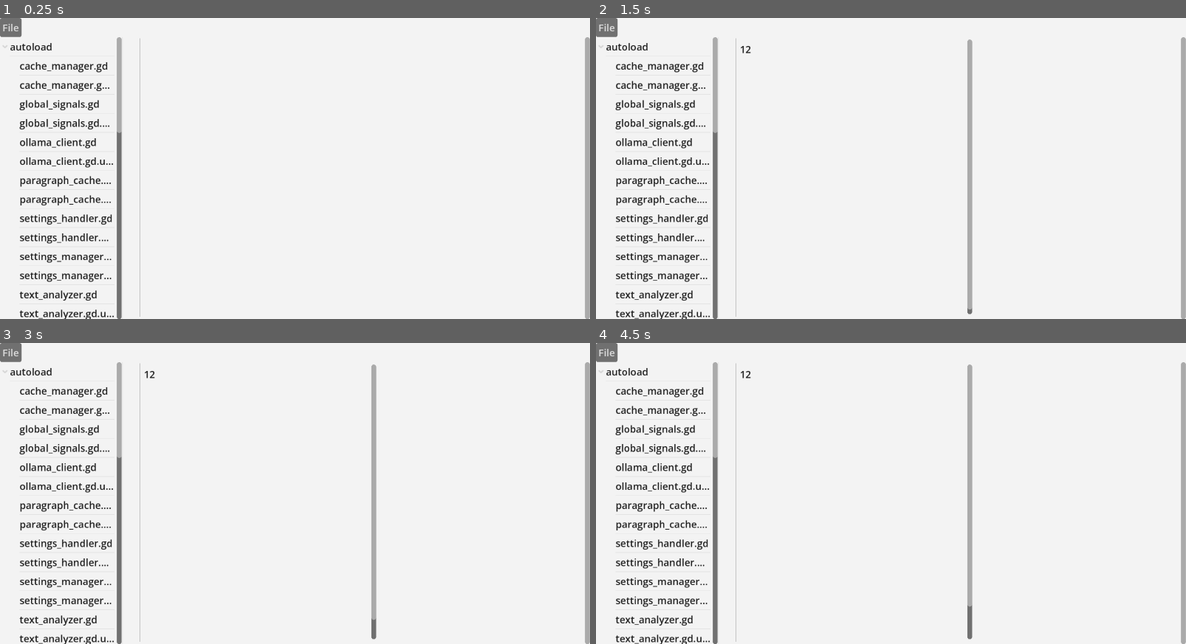
Above: before the commit, frames 1-4 (two rows, left to right).
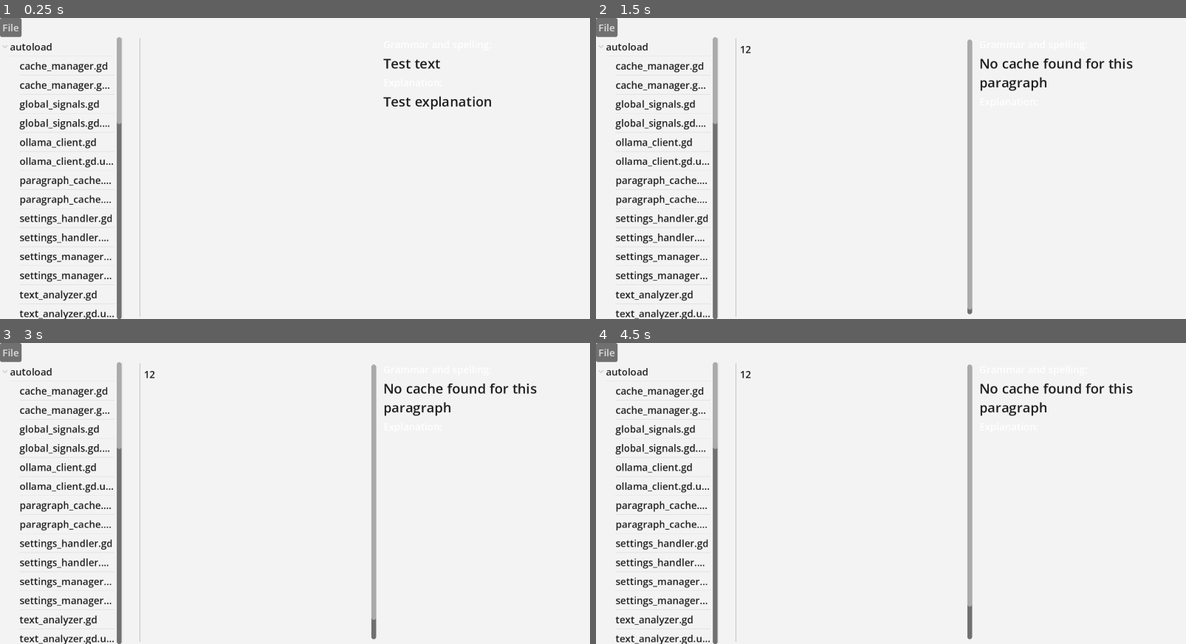
Above: after the commit, the same moments.

Repository: olafjanssen/snorfeld
Game: Godot game, scene res://scenes/editor.tscn
Same seed, same stepped clock (60 frames per second), same inputs: the game is played once before the commit and once after it.
Inputs (mouse positions are in pixels of both pictures, inside the frame that each line leads up to):
- Up to frame 1 (0.25 s): no input
- Up to frame 2 (1.5 s): click (855, 177) at 0.52 s; type "12" at 0.6 s; tap Enter at 1.25 s
- Up to frame 3 (3 s): tap Space at 2 s; tap Enter at 2.75 s
- Up to frame 4 (4.5 s): tap Space at 3.5 s; tap Enter at 4.25 s

The runs differ from the first frame. In frame 1, 1.3% of the frame differs, in the area x 19-100%, y 6-100%; in frame 2, 1.4%; in frame 3, 1.4%; in frame 4, 1.4%.

Commit message:
Primary parapgraph checker

Diff:
--- a/autoload/global_signals.gd
+++ b/autoload/global_signals.gd
@@ -5,5 +5,6 @@
 signal file_selected(path: String)
 signal request_open_folder
 signal file_scanned(path: String, paragraphs: Array)
+signal paragraph_selected(paragraph_hash: String, file_path: String)
 signal open_settings
 signal settings_closed
--- a/autoload/paragraph_cache.gd
+++ b/autoload/paragraph_cache.gd
@@ -160,3 +160,27 @@
 			return false
 	else:
 		return true
+
+
+# Get cached data for a paragraph by its hash
+# Returns Dictionary with cached data or null if not found
+func get_paragraph_cache(paragraph_hash: String, file_path: String) -> Dictionary:
+	var dir_path := file_path.get_base_dir()
+	var cache_path := dir_path.path_join(".snorfeld").path_join(PARAGRAPH_DIR_NAME)
+	var cache_file_path := cache_path.path_join("%s.json" % paragraph_hash)
+
+	if _file_exists(cache_file_path):
+		var file := FileAccess.open(cache_file_path, FileAccess.READ)
+		if file:
+			var content := file.get_as_text()
+			file.close()
+			var json := JSON.new()
+			var parse_result := json.parse(content)
+			if parse_result == OK:
+				return json.get_data()
+			else:
+				print("[ParagraphCache] ERROR: Failed to parse cache file: %s" % cache_file_path)
+		return {}
+	else:
+		print("[ParagraphCache] Cache not found for hash: %s" % paragraph_hash)
+		return {}
--- a/scenes/code_edit.gd
+++ b/scenes/code_edit.gd
@@ -1,12 +1,35 @@
 extends CodeEdit
+
+var current_file_path: String = ""
+var current_paragraph_hash: String = ""
 
 func _ready():
 	var highlighter = load("res://scripts/markdown_highlighter.gd").new()
 	syntax_highlighter = highlighter
 
 	GlobalSignals.file_selected.connect(_on_file_selected)
+	caret_changed.connect(_on_cursor_changed)
 
 func _on_file_selected(path: String):
+	current_file_path = path
 	if FileAccess.file_exists(path):
 		var content: String = FileAccess.get_file_as_string(path)
 		set_text(content)
+
+func _on_cursor_changed():
+	var cursor_line := get_caret_line()
+	var text := get_text()
+	var lines := text.split("\n")
+	if cursor_line >= 0 and cursor_line < lines.size():
+		var paragraph := lines[cursor_line]
+		var paragraph_hash := _hash_paragraph(paragraph)
+		if paragraph_hash != current_paragraph_hash:
+			current_paragraph_hash = paragraph_hash
+			GlobalSignals.paragraph_selected.emit(paragraph_hash, current_file_path)
+
+func _hash_paragraph(paragraph: String) -> String:
+	var hash_ctx := HashingContext.new()
+	hash_ctx.start(HashingContext.HASH_MD5)
+	hash_ctx.update(paragraph.to_utf8_buffer())
+	var hash_bytes := hash_ctx.finish()
+	return hash_bytes.hex_encode()
--- a/scenes/editor.tscn
+++ b/scenes/editor.tscn
@@ -6,6 +6,7 @@
 [ext_resource type="Script" uid="uid://cggewxv0plvcs" path="res://scenes/tree_script.gd" id="3"]
 [ext_resource type="Theme" uid="uid://o8gx2nmawf21" path="res://themes/light_theme.tres" id="4"]
 [ext_resource type="PackedScene" uid="uid://qmnxby366n74" path="res://scenes/text_editor.tscn" id="6_eqbpn"]
+[ext_resource type="PackedScene" uid="uid://bmpto71onui3w" path="res://scenes/paragraph_check.tscn" id="7_5lcyj"]
 
 [node name="Editor" type="Control" unique_id=1329163321]
 layout_mode = 3
@@ -41,8 +42,8 @@
 anchor_bottom = 1.0
 offset_top = 24.0
 theme = ExtResource("4")
-split_offsets = PackedInt32Array(10, 22)
-split_offset = 10
+split_offsets = PackedInt32Array(200, 612)
+split_offset = 200
 
 [node name="FileBrowser" type="Tree" parent="HSplitContainer" unique_id=282338753]
 custom_minimum_size = Vector2(200, 0)
@@ -57,4 +58,8 @@
 layout_mode = 2
 
 [node name="MarkdownEditor" parent="HSplitContainer" unique_id=755770291 instance=ExtResource("0")]
+visible = false
 layout_mode = 2
+
+[node name="ParagraphCheck" parent="HSplitContainer" unique_id=242299029 instance=ExtResource("7_5lcyj")]
+layout_mode = 2
--- /dev/null
+++ b/scenes/paragraph_check.gd
@@ -0,0 +1,22 @@
+extends Control
+
+@onready var GrammarText: RichTextLabel = $VBoxContainer/GrammarText
+@onready var Explanation: RichTextLabel = $VBoxContainer/Explanation
+
+func _ready():
+	GlobalSignals.paragraph_selected.connect(_on_paragraph_selected)
+
+func _on_paragraph_selected(paragraph_hash: String, file_path: String):
+	var cache_data := ParagraphCache.get_paragraph_cache(paragraph_hash, file_path)
+	if cache_data:
+		var original : String = cache_data.get("original_text", "")
+		var corrected : String = cache_data.get("corrected_text", "")
+		if original != corrected:
+			var diff_utility: DiffUtility = DiffUtility.new()
+			GrammarText.text = diff_utility.calculate_diff(original, corrected)
+		else:
+			GrammarText.text = corrected
+		Explanation.text = cache_data.get("explanation", "")
+	else:
+		GrammarText.text = "No cache found for this paragraph"
+		Explanation.text = ""
--- /dev/null
+++ b/scenes/paragraph_check.tscn
@@ -0,0 +1,39 @@
+[gd_scene format=3 uid="uid://bmpto71onui3w"]
+
+[ext_resource type="Script" uid="uid://dblbt20rwgkun" path="res://scenes/paragraph_check.gd" id="0"]
+
+[node name="ParagraphCheck" type="Control" unique_id=242299029]
+layout_mode = 3
+anchors_preset = 15
+anchor_right = 1.0
+anchor_bottom = 1.0
+grow_horizontal = 2
+grow_vertical = 2
+script = ExtResource("0")
+
+[node name="VBoxContainer" type="VBoxContainer" parent="." unique_id=811769730]
+layout_mode = 1
+anchors_preset = 15
+anchor_right = 1.0
+anchor_bottom = 1.0
+grow_horizontal = 2
+grow_vertical = 2
+
+[node name="Label" type="Label" parent="VBoxContainer" unique_id=631995457]
+layout_mode = 2
+text = "Grammar and spelling:"
+
+[node name="GrammarText" type="RichTextLabel" parent="VBoxContainer" unique_id=2071257063]
+layout_mode = 2
+bbcode_enabled = true
+text = "Test text"
+fit_content = true
+
+[node name="Label2" type="Label" parent="VBoxContainer" unique_id=1053352535]
+layout_mode = 2
+text = "Explanation:"
+
+[node name="Explanation" type="RichTextLabel" parent="VBoxContainer" unique_id=1415928413]
+layout_mode = 2
+text = "Test explanation"
+fit_content = true
--- /dev/null
+++ b/scripts/diff_utility.gd
@@ -0,0 +1,542 @@
+# Diff Utility for GDScript
+# Utility class for calculating and formatting text differences between two strings.
+# Uses diff-match-patch algorithm to perform semantic diff operations.
+
+class_name DiffUtility
+
+enum Operation {
+	DELETE,
+	INSERT,
+	EQUAL
+}
+
+class Diff:
+	var operation: Operation
+	var text: String
+
+	func _init(op: Operation, txt: String):
+		operation = op
+		text = txt
+
+# Main diff utility functions
+func calculate_diff(old_text: String, new_text: String, show_deletions: bool = true, show_insertions: bool = true) -> String:
+	"""
+	Calculates the difference between two text strings and returns a formatted result.
+
+	Args:
+		old_text: The original text
+		new_text: The new text
+		show_deletions: Whether to show deleted text (default: true)
+		show_insertions: Whether to show inserted text (default: true)
+
+	Returns:
+		A formatted string showing the differences with visual indicators
+	"""
+	var diffs = _diff_main(old_text, new_text)
+	diffs = _diff_cleanup_semantic(diffs)
+	var merged_diffs = _merge_split_words(diffs)
+	return _format_diff_output(merged_diffs, show_deletions, show_insertions)
+
+func get_intermediate_animated_diff(formatted_diff: String, current_index: int) -> String:
+	"""
+	Gets an intermediate animation frame for the diff animation.
+
+	Args:
+		formatted_diff: The formatted diff string
+		current_index: The current animation step index
+
+	Returns:
+		The diff string at the specified animation step
+	"""
+	var output = []
+	var segments = _split_diff_segments(formatted_diff)
+	var animation_step_counter = 0
+
+	for segment in segments:
+		if segment == "":
+			continue
+
+		if segment.begins_with("[s]"):
+			var content = segment.substr(3, segment.length() - 7)  # from "[s]content[/s]"
+			var block_steps = content.length()
+
+			if animation_step_counter >= current_index:
+				output.append(segment)
+			else:
+				var steps_into_block = current_index - animation_step_counter
+				var chars_to_remove = min(steps_into_block, block_steps)
+				var chars_to_keep = block_steps - chars_to_remove
+
+				if chars_to_keep > 0:
+					output.append("[s]" + content.substr(0, chars_to_keep) + "[/s]")
+					output.append("█")
+			animation_step_counter += block_steps
+
+		elif segment.begins_with("[b]"):
+			var content = segment.substr(3, segment.length() - 7)  # from "[b]content[/b]"
+			var block_steps = content.length()
+
+			if animation_step_counter < current_index:
+				var steps_into_block = current_index - animation_step_counter
+				var chars_to_add = min(steps_into_block, block_steps)
+
+				if chars_to_add > 0:
+					output.append("[b]" + content.substr(0, chars_to_add) + "[/b]")
+					if chars_to_add < block_steps:
+						output.append("█")
+			animation_step_counter += block_steps
+
+		else:  # Equal text
+			var block_steps = segment.length()
+
+			if animation_step_counter >= current_index:
+				output.append(segment)
+			else:
+				var steps_into_block = current_index - animation_step_counter
+				output.append(segment.substr(0, min(steps_into_block, block_steps)))
+				if steps_into_block < block_steps:
+					output.append("█")
+				output.append(segment.substr(min(steps_into_block, block_steps), block_steps - min(steps_into_block, block_steps)))
+			animation_step_counter += block_steps
+
+	return "".join(output)
+
+func get_animation_steps(formatted_diff: String) -> int:
+	"""
+	Calculates the total number of animation steps needed for the diff animation.
+
+	Args:
+		formatted_diff: The formatted diff string
+
+	Returns:
+		The total number of animation steps
+	"""
+	var segments = _split_diff_segments(formatted_diff)
+	var total_steps = 0
+
+	for segment in segments:
+		if segment == "":
+			continue
+
+		if segment.begins_with("[s]"):
+			total_steps += segment.substr(3, segment.length() - 7).length()
+		elif segment.begins_with("[b]"):
+			total_steps += segment.substr(3, segment.length() - 7).length()
+		else:  # Equal text
+			total_steps += segment.length()
+
+	return total_steps
+
+func _format_diff_output(word_level_diffs: Array, show_deletions: bool = true, show_insertions: bool = true) -> String:
+	"""
+	Formats the diff output with visual indicators for different operations.
+	Allows control over which types of changes to show.
+
+	Args:
+		word_level_diffs: The word-level diffs to format
+		show_deletions: Whether to show deleted text (default: true)
+		show_insertions: Whether to show inserted text (default: true)
+
+	Returns:
+		A formatted string with visual indicators for selected change types
+	"""
+	var diff_builder = []
+
+	for diff in word_level_diffs:
+		match diff.operation:
+			Operation.DELETE:
+				if show_deletions:
+					diff_builder.append("[s]" + diff.text + "[/s]")
+			Operation.INSERT:
+				if show_insertions:
+					diff_builder.append("[b]" + diff.text + "[/b]")
+			Operation.EQUAL:
+				diff_builder.append(diff.text)
+
+	return "".join(diff_builder).strip_edges()
+
+func _is_space_char(c: String) -> bool:
+	"""
+	Checks if a character is a whitespace character.
+
+	Args:
+		c: The character to check
+
+	Returns:
+		true if the character is whitespace, false otherwise
+	"""
+	return c == ' ' or c == '\t' or c == '\n' or c == '\r'
+
+func _find_first_whitespace(s: String) -> int:
+	"""
+	Finds the first whitespace character in a string.
+
+	Args:
+		s: The string to search
+
+	Returns:
+		The index of the first whitespace character, or -1 if not found
+	"""
+	for i in range(s.length()):
+		var char = s[i]
+		if _is_space_char(char):
+			return i
+	return -1
+
+func _merge_split_words(diffs: Array) -> Array:
+	"""
+	Merges split words in the diff to improve readability.
+
+	Args:
+		diffs: The diffs to process
+
+	Returns:
+		The merged diffs
+	"""
+	var merged_diffs = []
+	var buffer = []
+
+	for i in range(diffs.size()):
+		var current_diff = diffs[i]
+
+		if current_diff.operation == Operation.EQUAL:
+			if buffer.size() > 0 and current_diff.text.length() > 0 and not _is_space_char(current_diff.text[0]):
+				var last_buffered_diff = buffer[buffer.size() - 1]
+				if last_buffered_diff.text.length() > 0 and not _is_space_char(last_buffered_diff.text[last_buffered_diff.text.length() - 1]):
+					var common_suffix = current_diff.text
+					var split_point = _find_first_whitespace(common_suffix)
+
+					var word_part = ""
+					var rest = ""
+					if split_point != -1:
+						word_part = common_suffix.substr(0, split_point)
+						rest = common_suffix.substr(split_point)
+					else:
+						word_part = common_suffix
+						rest = ""
+
+					for diff in buffer:
+						merged_diffs.append(Diff.new(diff.operation, diff.text + word_part))
+					buffer.clear()
+
+					if rest != "":
+						merged_diffs.append(Diff.new(Operation.EQUAL, rest))
+					continue
+
+			if buffer.size() > 0:
+				merged_diffs.append_array(buffer)
+				buffer.clear()
+			merged_diffs.append(current_diff)
+
+		else:  # INSERT or DELETE
+			buffer.append(current_diff)
+
+	if buffer.size() > 0:
+		merged_diffs.append_array(buffer)
+
+	return merged_diffs
+
+# Diff Match Patch implementation (simplified version for GDScript)
+
+func _diff_main(text1: String, text2: String) -> Array:
+	"""
+	Find the differences between two texts.
+
+	Args:
+		text1: Old string to be diffed
+		text2: New string to be diffed
+
+	Returns:
+		Array of Diff objects
+	"""
+	# Check for equality
+	if text1 == text2:
+		if text1.length() > 0:
+			return [Diff.new(Operation.EQUAL, text1)]
+		return []
+
+	# Trim the common prefix
+	var common_length = _diff_common_prefix(text1, text2)
+	var common_prefix = text1.substr(0, common_length)
+	var text1_remaining = text1.substr(common_length)
+	var text2_remaining = text2.substr(common_length)
+
+	# Trim the common suffix
+	common_length = _diff_common_suffix(text1_remaining, text2_remaining)
+	var common_suffix = text1_remaining.substr(text1_remaining.length() - common_length)
+	text1_remaining = text1_remaining.substr(0, text1_remaining.length() - common_length)
+	text2_remaining = text2_remaining.substr(0, text2_remaining.length() - common_length)
+
+	var diffs = _diff_compute(text1_remaining, text2_remaining)
+
+	# Restore the prefix and suffix
+	if common_prefix.length() > 0:
+		diffs.insert(0, Diff.new(Operation.EQUAL, common_prefix))
+	if common_suffix.length() > 0:
+		diffs.append(Diff.new(Operation.EQUAL, common_suffix))
+
+	return _diff_cleanup_merge(diffs)
+
+func _diff_common_prefix(text1: String, text2: String) -> int:
+	"""
+	Determine the common prefix of two strings.
+
+	Args:
+		text1: First string
+		text2: Second string
+
+	Returns:
+		The number of characters common to the start of each string
+	"""
+	var n = min(text1.length(), text2.length())
+	for i in range(n):
+		if text1[i] != text2[i]:
+			return i
+	return n
+
+func _diff_common_suffix(text1: String, text2: String) -> int:
+	"""
+	Determine the common suffix of two strings.
+
+	Args:
+		text1: First string
+		text2: Second string
+
+	Returns:
+		The number of characters common to the end of each string
+	"""
+	var text1_length = text1.length()
+	var text2_length = text2.length()
+	var n = min(text1_length, text2_length)
+	for i in range(n):
+		if text1[text1_length - i - 1] != text2[text2_length - i - 1]:
+			return i
+	return n
+
+func _diff_compute(text1: String, text2: String) -> Array:
+	"""
+	Compute the diff between two texts using the Myers algorithm.
+
+	Args:
+		text1: Old string to be diffed
+		text2: New string to be diffed
+
+	Returns:
+		Array of Diff objects
+	"""
+	if text1.length() == 0:
+		return [Diff.new(Operation.INSERT, text2)]
+	if text2.length() == 0:
+		return [Diff.new(Operation.DELETE, text1)]
+
+	var text1_length = text1.length()
+	var text2_length = text2.length()
+	var max_d = text1_length + text2_length
+	var v = {}
+	v[1] = 0
+	v[-1] = 0
+	var x = 0
+	var y = 0
+
+	for d in range(max_d + 1):
+		for k in range(-d, d + 1, 2):
+			# Check if the required keys exist before comparing
+			var v_k_minus_1 = v.get(k - 1, -1)
+			var v_k_plus_1 = v.get(k + 1, -1)
+			var down = (k == -d or (k != d and v_k_minus_1 != -1 and v_k_plus_1 != -1 and v_k_minus_1 < v_k_plus_1))
+			var k_prev = k - 1 if down else k + 1
+			var x_prev = v.get(k_prev, 0)
+			var y_prev = x_prev - k_prev
+
+			if down:
+				x = x_prev
+			else:
+				x = x_prev + 1
+			y = x - k
+
+			# Follow the diagonal (with bounds checking)
+			while x < text1_length and y < text2_length and x >= 0 and y >= 0 and text1[x] == text2[y]:
+				x += 1
+				y += 1
+
+			v[k] = x
+
+			if x >= text1_length and y >= text2_length:
+				# Reconstruct the diff
+				var diffs = []
+				var x_current = text1_length
+				var y_current = text2_length
+
+				for d_rev in range(d, -1, -1):
+					var k_rev = x_current - y_current
+					# Check if the required keys exist before comparing
+					var v_k_rev_minus_1 = v.get(k_rev - 1, -1)
+					var v_k_rev_plus_1 = v.get(k_rev + 1, -1)
+					var down_rev = (k_rev == -d_rev or (k_rev != d_rev and v_k_rev_minus_1 != -1 and v_k_rev_plus_1 != -1 and v_k_rev_minus_1 < v_k_rev_plus_1))
+					var k_prev_rev = k_rev - 1 if down_rev else k_rev + 1
+					var x_prev_rev = v.get(k_prev_rev, 0)
+					var y_prev_rev = x_prev_rev - k_prev_rev
+
+					if down_rev:
+						# This is a deletion
+						diffs.insert(0, Diff.new(Operation.DELETE, text1.substr(x_prev_rev, x_current - x_prev_rev)))
+					else:
+						# This is an insertion
+						diffs.insert(0, Diff.new(Operation.INSERT, text2.substr(y_prev_rev, y_current - y_prev_rev)))
+
+					x_current = x_prev_rev
+					y_current = y_prev_rev
+
+				return diffs
+
+	return [Diff.new(Operation.DELETE, text1), Diff.new(Operation.INSERT, text2)]
+
+func _diff_cleanup_semantic(diffs: Array) -> Array:
+	"""
+	Cleanup a diff array to make it more readable.
+
+	Args:
+		diffs: Array of Diff objects
+
+	Returns:
+		Cleaned up array of Diff objects
+	"""
+	var changes = false
+	var equalities = []  # Stack of indices where equalities are found
+	var last_equality = ""
+	var pointer = 0  # Index of current position
+	var length_insertions1 = 0
+	var length_deletions1 = 0
+	var length_insertions2 = 0
+	var length_deletions2 = 0
+
+	while pointer < diffs.size():
+		if diffs[pointer].operation == Operation.EQUAL:
+			equalities.append(pointer)
+			length_insertions1 = length_insertions2
+			length_deletions1 = length_deletions2
+			length_insertions2 = 0
+			length_deletions2 = 0
+			last_equality = diffs[pointer].text
+		else:
+			if diffs[pointer].operation == Operation.INSERT:
+				length_insertions2 += diffs[pointer].text.length()
+			else:
+				length_deletions2 += diffs[pointer].text.length()
+
+			# Factor out any common prefix
+			if last_equality.length() > 0 and diffs[pointer].text.begins_with(last_equality):
+				var common_length = _diff_common_prefix(last_equality, diffs[pointer].text)
+				if common_length >= last_equality.length() / 2 or common_length >= diffs[pointer].text.length() / 2:
+					# Push the common prefix to the previous equality
+					if equalities.size() > 0:
+						var prev_index = equalities[equalities.size() - 1]
+						diffs[prev_index].text += diffs[pointer].text.substr(0, common_length)
+						diffs[pointer].text = diffs[pointer].text.substr(common_length)
+
+						# If the previous diff is now empty, remove it
+						if diffs[prev_index - 1].text == "":
+							diffs.remove_at(prev_index - 1)
+							equalities.remove(equalities.size() - 1)  # Adjust stack
+							pointer=pointer-1
+
+						# If the current diff is now empty, remove it and adjust pointer
+						if diffs[pointer].text == "":
+							diffs.remove_at(pointer)
+							pointer=pointer-1
+						changes = true
+
+			# Factor out any common suffix
+			if last_equality.length() > 0 and diffs[pointer].text.ends_with(last_equality):
+				var common_length = _diff_common_suffix(last_equality, diffs[pointer].text)
+				if common_length >= last_equality.length() / 2 or common_length >= diffs[pointer].text.length() / 2:
+					# Push the common suffix to the next equality
+					diffs[pointer].text = diffs[pointer].text.substr(0, diffs[pointer].text.length() - common_length)
+					diffs.insert(pointer + 1, Diff.new(Operation.EQUAL, last_equality.substr(last_equality.length() - common_length)))
+					changes = true
+
+		pointer += 1
+
+	if changes:
+		return _diff_cleanup_merge(diffs)
+	return diffs
+
+func _diff_cleanup_merge(diffs: Array) -> Array:
+	"""
+	Merge adjacent equalities in a diff array.
+
+	Args:
+		diffs: Array of Diff objects
+
+	Returns:
+		Merged array of Diff objects
+	"""
+	var changes = false
+	var pointer = 1
+
+	while pointer < diffs.size():
+		if diffs[pointer - 1].operation == Operation.EQUAL and diffs[pointer].operation == Operation.EQUAL:
+			diffs[pointer - 1].text += diffs[pointer].text
+			diffs.remove_at(pointer)
+			changes = true
+		else:
+			pointer += 1
+
+	if changes:
+		return _diff_cleanup_merge(diffs)  # Recursively merge
+	return diffs
+
+func _split_diff_segments(formatted_diff: String) -> Array:
+	"""
+	Splits a formatted diff string into segments without using regex.
+	Handles [s]text[/s] and [b]text[/b] tags.
+	"""
+	var segments = []
+	var current_pos = 0
+	var length = formatted_diff.length()
+
+	while current_pos < length:
+		# Look for [s] tag
+		var s_start = formatted_diff.find("[s]", current_pos)
+		var b_start = formatted_diff.find("[b]", current_pos)
+
+		# Find the earliest tag
+		var next_tag_pos = min(s_start, b_start)
+		if s_start == -1:
+			next_tag_pos = b_start
+		if b_start == -1:
+			next_tag_pos = s_start
+
+		# If no more tags found, add remaining text and break
+		if next_tag_pos == -1:
+			if current_pos < length:
+				segments.append(formatted_diff.substr(current_pos))
+			break
+
+		# Add text before the tag
+		if next_tag_pos > current_pos:
+			segments.append(formatted_diff.substr(current_pos, next_tag_pos - current_pos))
+
+		# Handle the tag
+		if next_tag_pos == s_start:
+			# Find matching [/s]
+			var s_end = formatted_diff.find("[/s]", s_start)
+			if s_end != -1:
+				segments.append(formatted_diff.substr(s_start, s_end - s_start + 4))  # Include [/s]
+				current_pos = s_end + 4
+			else:
+				# No matching tag, add remaining and break
+				segments.append(formatted_diff.substr(s_start))
+				break
+		else:  # b_start
+			# Find matching [/b]
+			var b_end = formatted_diff.find("[/b]", b_start)
+			if b_end != -1:
+				segments.append(formatted_diff.substr(b_start, b_end - b_start + 4))  # Include [/b]
+				current_pos = b_end + 4
+			else:
+				# No matching tag, add remaining and break
+				segments.append(formatted_diff.substr(b_start))
+				break
+
+	return segments
--- a/scripts/markdown_highlighter.gd
+++ b/scripts/markdown_highlighter.gd
@@ -28,8 +28,6 @@
 	var in_bold: bool = false
 	var in_italic: bool = false
 	var in_dialog: bool = false
-
-	print("highlighting line ", line, ": ", text, ' - ', length)
 
 	while pos < length:
 		# Check for headers at start of line
@@ -72,5 +70,4 @@
 
 		pos += 1
 
-	print(tokens)
 	return tokens
Not shown, added: scenes/paragraph_check.gd.uid
Not shown, added: scripts/diff_utility.gd.uid
